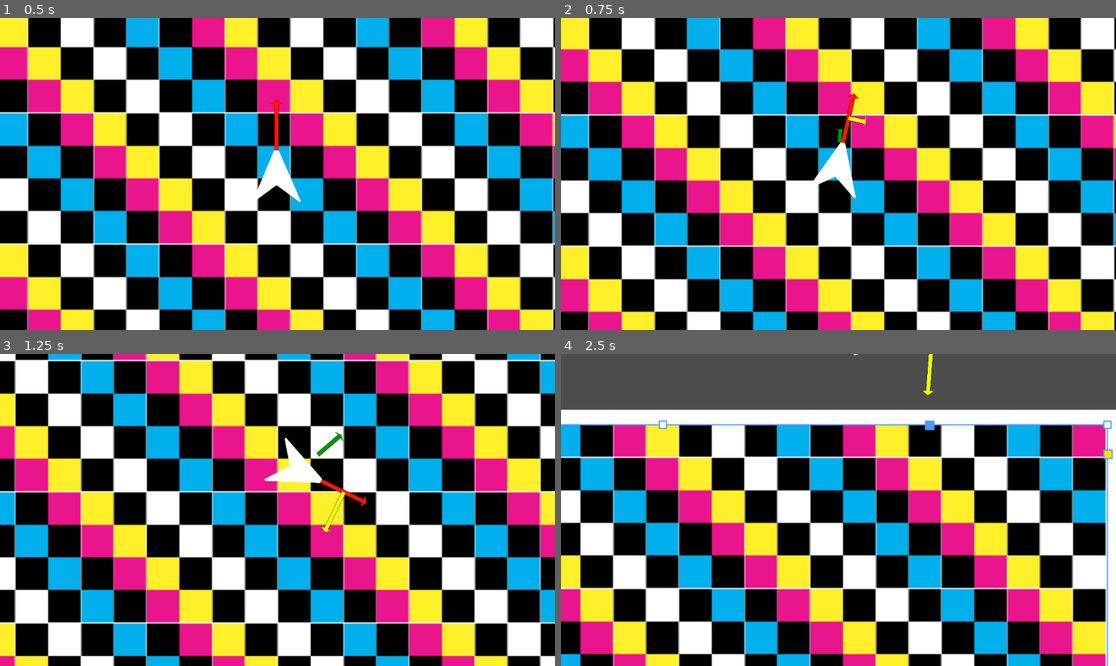
Above: before the commit, frames 1-4 (two rows, left to right).
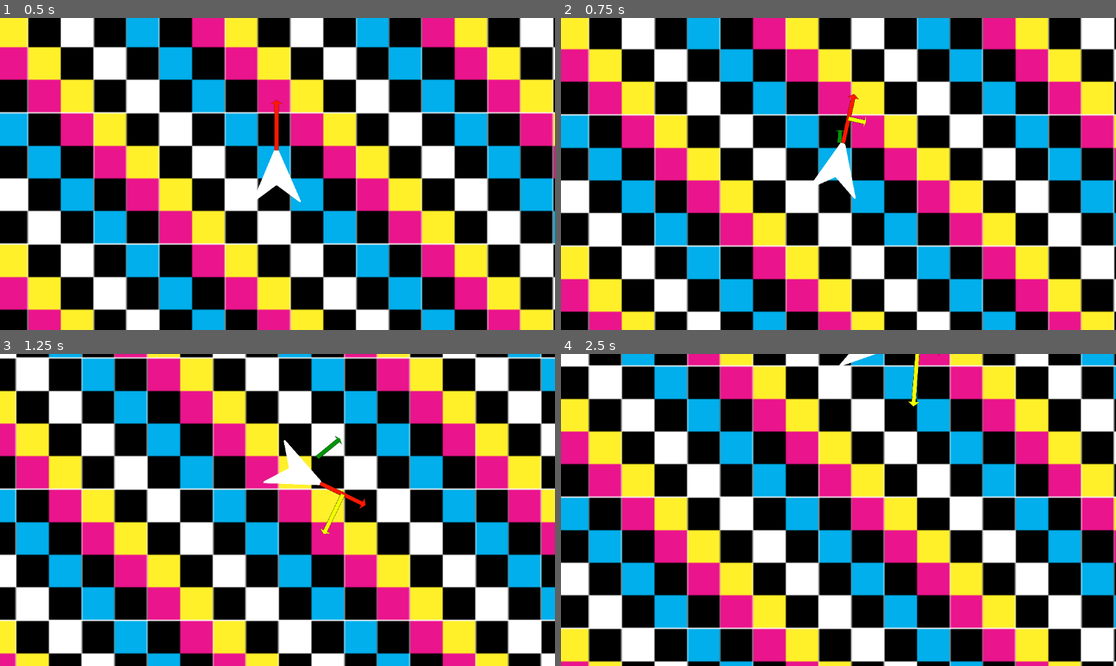
Above: after the commit, the same moments.

Repository: ParadoxArcher/Angle_Advantage
Game: Godot game, scene res://Scenes/GameScene.tscn
Two runs of this game, one before a commit and one after it. Both use one fixed random seed, a clock stepped at 60 frames per second and the inputs below.
Inputs:
- Up to frame 1 (0.5 s): no input
- Up to frame 2 (0.75 s): tap Enter at 0.5 s; hold D (RotateRight) from 0.53 s (still down); hold W (Boost) from 0.53 s (still down)
- Up to frame 3 (1.25 s): keep holding D (RotateRight); keep holding W (Boost)
- Up to frame 4 (2.5 s): release D (RotateRight) at 1.28 s; release W (Boost) at 1.28 s; hold S (Back) 1.28-2.03 s; tap W (Boost) at 1.35 s; hold D (RotateRight) from 2.03 s (still down); hold W (Boost) from 2.03 s (still down); tap Space (Dodge) at 2.1 s

Frame 1 is identical in both runs. In frame 2, 0.1% of the frame differs, in the area x 45-55%, y 24-58%; in frame 3, 19%; in frame 4, 86%, in the area x 0-100%, y 0-100%.

Commit message:
vault backup: 2025-01-13 10:06:59

Diff:
--- a/zProject Files/Godot/Scripts/PlayerScript.gd
+++ b/zProject Files/Godot/Scripts/PlayerScript.gd
@@ -10,9 +10,9 @@
 
 ## Boost Variables
 @export var MaxSpeed = [1000, 1000] # {0: Fluctuating, 1: BaseMaxSpeed} ## Beware DodgeMaxSpeed
-@export var SpeedAccel = 1.3
-@export var SpeedDecel = [.3, .3] # {0: Fluctuating,  1: Decel} ## Beware BrakeDecelMult
-@export var BoostDecay = [0, 1, .01] # {0: Fluctuating,  1:BoostRelease, 2: DecayRate}
+@export var SpeedAccel = .025
+@export var SpeedDecel = [.01, .01] # {0: Fluctuating,  1: Decel} ## Beware BrakeDecelMult
+@export var BoostDecay = [0, .3, .005] # {0: Fluctuating,  1:BoostRelease, 2: DecayRate}
 var BoostDir = Vector2(0, 0)
 var AccelRate = 0
 
@@ -51,16 +51,18 @@
 	else:
 		SpeedDecel[0] = SpeedDecel[1] * BrakeDecelMult[0]
 
-	if MoveInput.y > 0:
+	if MoveInput.y > 0  or BoostDecay[0] > 0:
 		BoostDir = Vector2(cos(rotation), sin(rotation))
 		var CounterAccel = BoostDir.dot(velocity.normalized()) * CounterScaler[0]
 		AccelRate = SpeedAccel - SpeedDecel[0] * CounterAccel
-		BoostDecay[0] = 1
+		if MoveInput.y == 0:
+			BoostDir *= (BoostDecay[1] * BoostDecay[0])
+			BoostDecay[0] -= clampf(BoostDecay[2], 0, BoostDecay[0])
+		else:
+			BoostDecay[0] = 1
 	else:
-		BoostDir = Vector2(cos(rotation), sin(rotation)) * (BoostDecay[1] * BoostDecay[0])
-		BoostDecay[0] -= clampf(BoostDecay[2], 0, BoostDecay[0])
+		BoostDir = Vector2(0, 0)
 		AccelRate = SpeedDecel[0]
-		print(BoostDecay)
 	#endregion
 
 	#region Rotation
@@ -103,7 +105,7 @@
 	rotate(RotaSpeed)
 
 	var TargetVel = BoostDir * MaxSpeed[0]
-	velocity = lerp(velocity, TargetVel, clampf(AccelRate * delta, 0, 1))
+	velocity = lerp(velocity, TargetVel, clampf(AccelRate, 0, 1))
 	move_and_slide()
 	#endregion
 
Not shown, changed: .obsidian/workspace.json
Not shown, changed: DevNotes/ToDoList.md
Not shown, changed: Devlogs/2025-01-13.md
